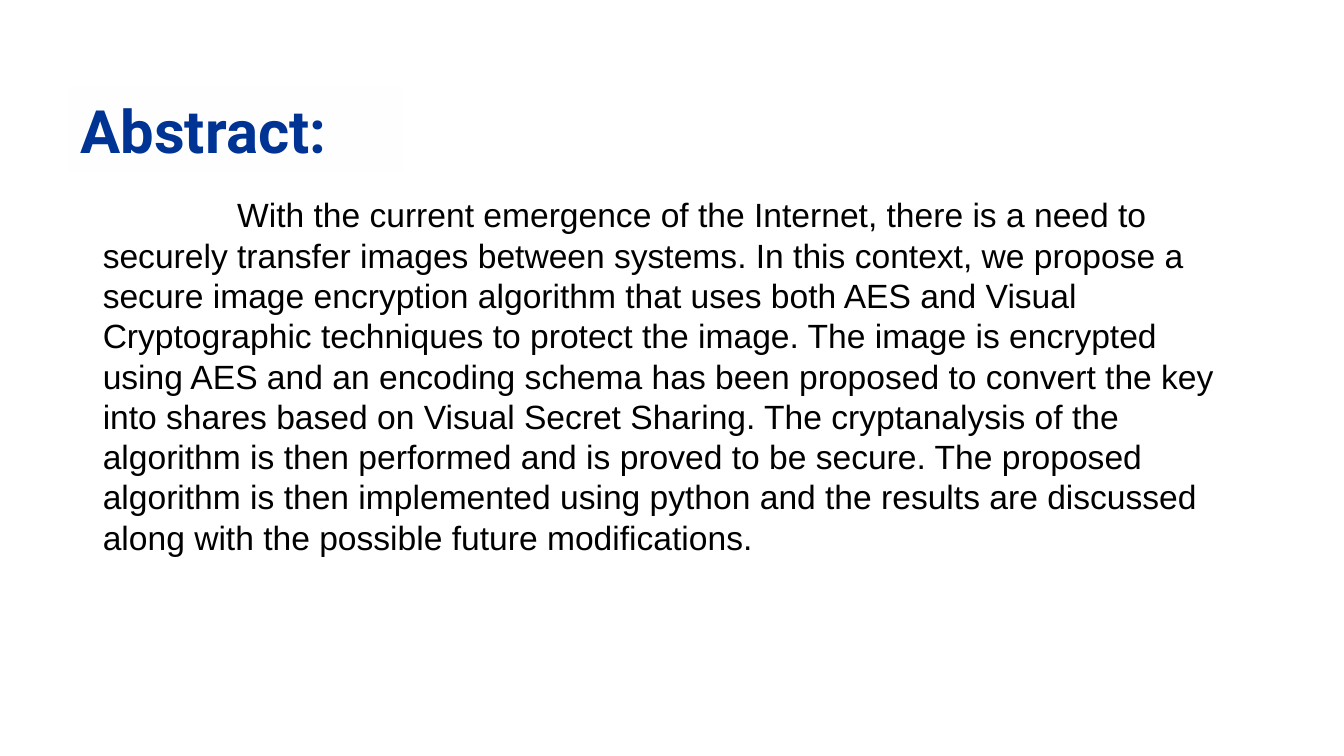
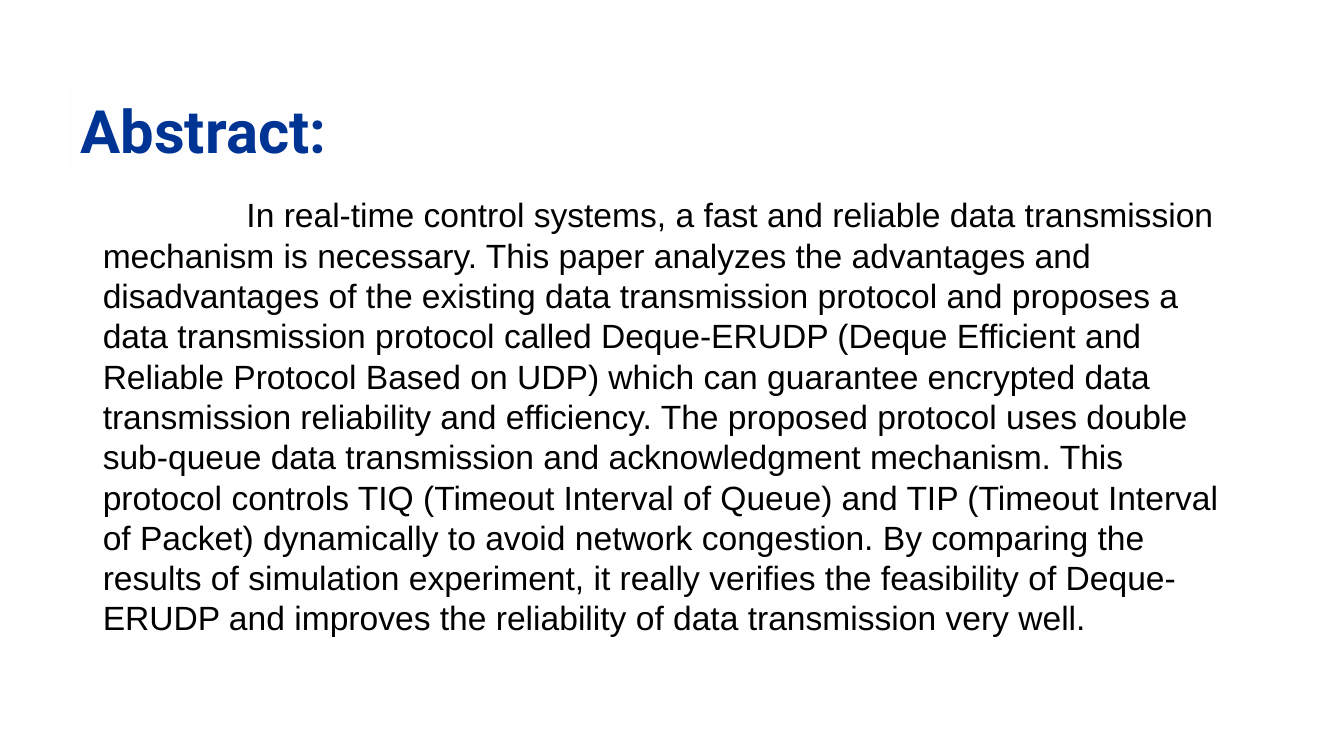
Before and after one commit to aakash-cse/DeRUDP-ED, a slide deck: slide 3 of project-ppt.pptx. Drawn at 1344x756 pixels with LibreOffice and Linux fonts; fonts in the diff are those of the drawing; background and template pictures are left out. Boxes give left, top, right and bottom in pixels: in the first picture for what was removed or moved away, otherwise in the second. Text is boxed around its words. In the diff, an @@ line names an element or a change of style, - is before the commit and + after.

```diff
--- a/project-ppt.pptx
+++ b/project-ppt.pptx
@@ text at [103, 202, 1218, 596]: text changed @@
-With the current emergence of the Internet, there is a need to securely transfer images between systems. In this context, we propose a secure image encryption algorithm that uses both AES and Visual Cryptographic techniques to protect the image. The image is encrypted using AES and an encoding schema has been proposed to convert the key into shares based on Visual Secret Sharing. The cryptanalysis of the algorithm is then performed and is proved to be secure. The proposed algorithm is then implemented using python and the results are discussed along with the possible future modifications.
+In real-time control systems, a fast and reliable data transmission mechanism is necessary. This paper analyzes the advantages and disadvantages of the existing data transmission protocol and proposes a data transmission protocol called Deque-ERUDP (Deque Efficient and Reliable Protocol Based on UDP) which can guarantee encrypted data transmission reliability and efficiency. The proposed protocol uses double sub-queue data transmission and acknowledgment mechanism. This protocol controls TIQ (Timeout Interval of Queue) and TIP (Timeout Interval of Packet) dynamically to avoid network congestion. By comparing the results of simulation experiment, it really verifies the feasibility of Deque-ERUDP and improves the reliability of data transmission very well.
```
Also in this commit, not shown: 4 other slides changed, 10 other files.
